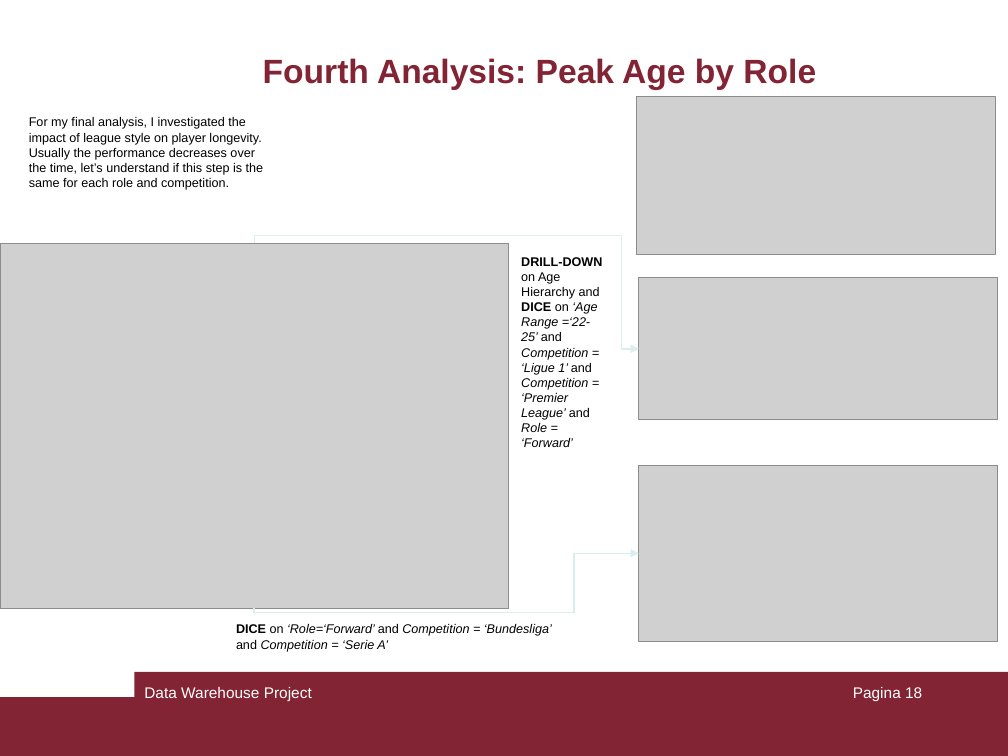
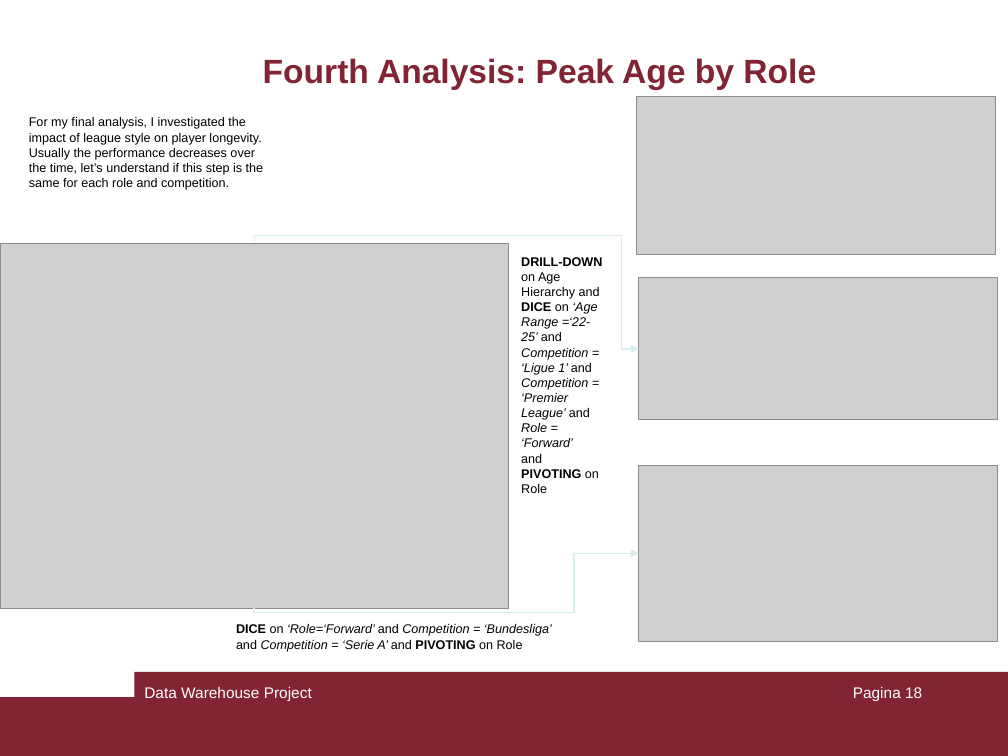
Before and after one commit to mattia9203/Data-Warehouse-on-football-data, a slide deck: slide 18 of presentation.ppt. Drawn at 1008x756 pixels with LibreOffice and Linux fonts; fonts in the diff are those of the drawing; grey boxes stand for pictures. Boxes give left, top, right and bottom in pixels: in the first picture for what was removed or moved away, otherwise in the second. Text is boxed around its words. In the diff, an @@ line names an element or a change of style, - is before the commit and + after.

Commit message:
Small change

```diff
--- a/presentation.ppt
+++ b/presentation.ppt
@@ text at bbox=[521, 454, 599, 493]: paragraph added @@
+and PIVOTING on Role
@@ text at bbox=[236, 624, 552, 652]: text changed @@
-DICE on ‘Role=‘Forward’ and Competition = ‘Bundesliga’ and Competition = ‘Serie A’
+DICE on ‘Role=‘Forward’ and Competition = ‘Bundesliga’ and Competition = ‘Serie A’ and PIVOTING on Role
```
Also in this commit, not shown: 5 other slides changed.
